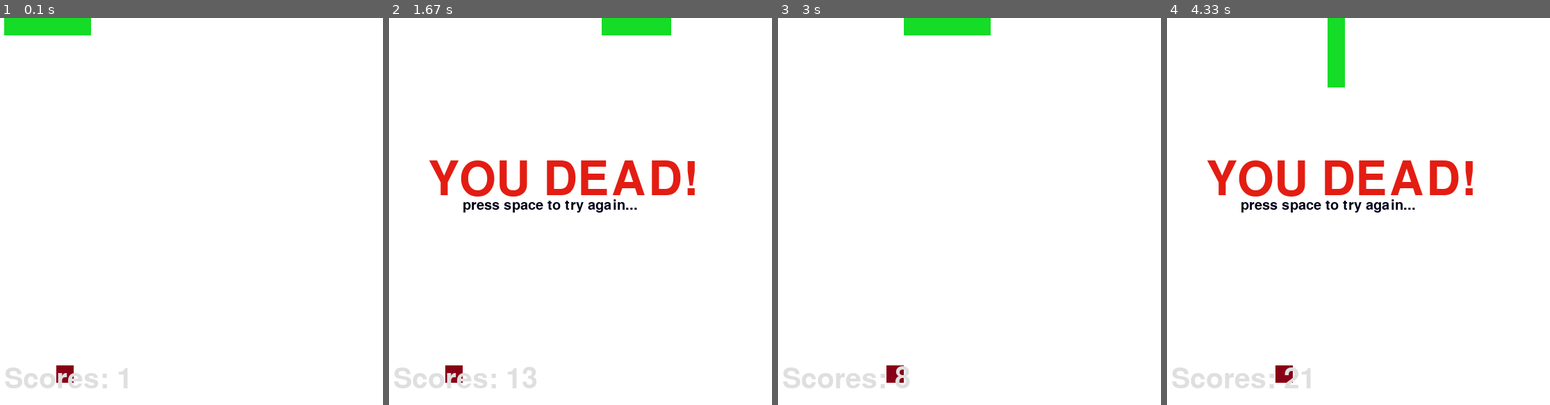
Above: before the commit, frames 1-4 (left to right).
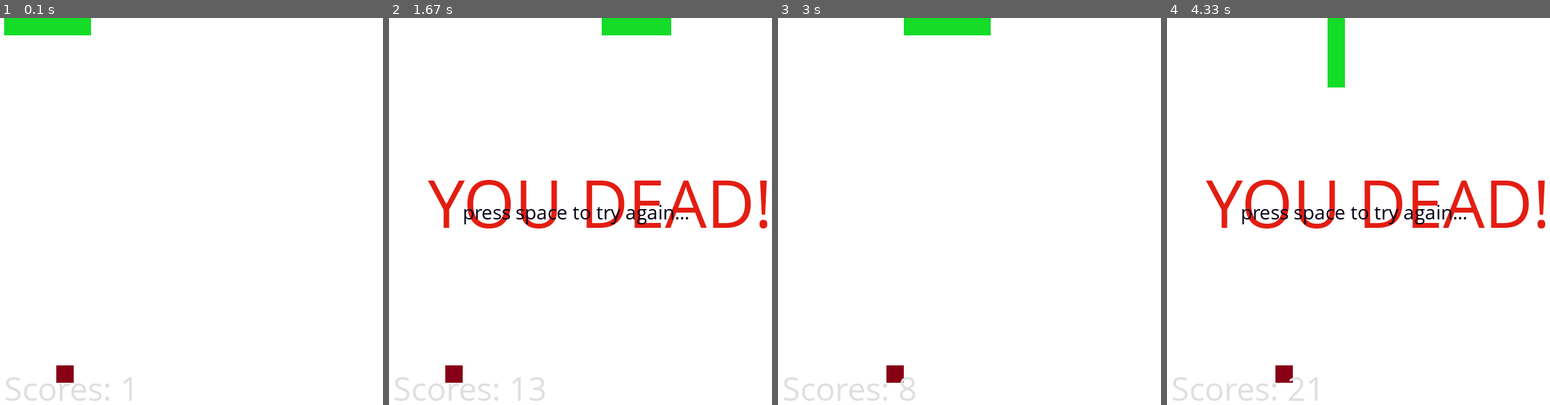
Above: after the commit, the same moments.

Repository: ChenSunMac/Game_python
Game: pygame game, started from snake_game_ai/snake_Pygame_gui.py
Two runs of this game, one before a commit and one after it. Both use one fixed random seed, a clock stepped at 60 frames per second and the inputs below.
Inputs:
- Up to frame 1 (0.1 s): no input
- Up to frame 2 (1.67 s): tap Space at 0.33 s; hold Up 1.17-1.63 s
- Up to frame 3 (3 s): tap Space at 2.17 s
- Up to frame 4 (4.33 s): hold Down 3.13-3.43 s; hold Left 3.47-3.87 s; hold Up 3.9-4.27 s

The runs differ from the first frame. In frame 1, 0.8% of the frame differs, in the area x 1-35%, y 90-99%; in frame 2, 7.4%, in the area x 1-99%, y 36-99%; in frame 3, 0.9%; in frame 4, 7.4%.

Commit message:
Added small Game and enables python 3.6

Diff:
--- /dev/null
+++ b/shooting_game/DaFeiJi.py
@@ -0,0 +1,208 @@
+# -*- coding: utf-8 -*-
+"""
+Created on Fri Dec 15 12:34:14 2017
+
+@author: Chens
+"""
+
+
+#!/usr/bin/env python
+# -*- coding: utf-8 -*-
+import sys,pygame,random
+from pygame.locals import *
+
+windowWidth=420
+windowHeight=600
+cellSize=20
+
+shots=[]#飞行的子弹
+enemys=[]#飞行的敌机
+
+
+def main():
+    #初始化
+    global shoted
+    shoted= 0
+    global enemyed
+    enemyed = 0
+    pygame.init()
+    pygame.key.set_repeat(10) #重复响应一个按键
+    global screen,guard
+    screen=pygame.display.set_mode((windowWidth,windowHeight))
+    pygame.display.set_caption("aircraft")
+    gamestart()
+    FPS=pygame.time.Clock()
+    guard=[{'x':windowWidth/2-cellSize/2,'y':windowHeight-cellSize},#中0
+           {'x':windowWidth/2-cellSize/2,'y':windowHeight-2*cellSize},#上1
+           {'x': windowWidth / 2-cellSize*3/2, 'y': windowHeight - cellSize},#左2
+           {'x': windowWidth / 2+cellSize/2, 'y': windowHeight - cellSize}]#右3
+
+
+    while True:
+        screen.fill((0, 0, 0))
+        FPS.tick(5)
+        gamemedium()
+        for event in pygame.event.get():
+            if event.type==QUIT:
+                pygame.quit()
+                sys.exit()
+            if event.type==KEYDOWN:
+                #飞机左移
+                if event.key==K_LEFT and guard[2]['x']>-1:
+                    for body in guard:
+                        body['x']-=cellSize
+                #飞机右移
+                if event.key == K_RIGHT and guard[3]['x'] < windowWidth:
+                    for body in guard:
+                        body['x'] += cellSize
+                #发射子弹
+                if event.key==K_UP:
+                    shoted+=1
+                    shot={'x':guard[1]['x'],'y':guard[1]['y']}
+                    shots.insert(0,shot)
+
+        #子弹飞行
+        if shots != [] :
+            for s in shots:
+                s['y']-=2*cellSize
+            flag=True
+            while(flag and shots!=[]):
+                flag=False
+                if shots[-1]['y']<0:
+                    del shots[-1]
+                    flag=True
+
+        #产生敌机
+        if random.randint(0,1)==0:
+            newenemy={'x':cellSize*random.randint(0,windowWidth/cellSize-1),'y':0}
+            enemys.insert(0,newenemy)
+
+        if enemys!=[]:
+            for enemy in enemys:
+                enemy['y'] += 0.5*cellSize #敌机飞行速度
+            drawenemys()
+
+        delshots=[]
+        delenemys=[]
+        for i in range(len(shots)):
+            for j in range(len(enemys)):
+                if len(shots) != [] and len(enemys) != []:
+                    if shots[i]['x']==enemys[j]['x'] and shots[i]['y']<enemys[j]['y']:
+                        delshots.insert(0,i)
+                        delenemys.insert(0,j)
+        for i in delshots:
+            del shots[i]
+        for j in delenemys:
+            del enemys[j]
+            enemyed+=1
+
+        if len(enemys) != 0:
+            if enemys[len(enemys)-1]['y'] > windowHeight-cellSize:
+                gameover()
+
+        drawshots()
+        #drawgrid()
+        drawguard()
+        pygame.display.update()
+
+#绘制网格
+def drawgrid():
+    for i in range(cellSize,windowWidth,cellSize):
+        pygame.draw.line(screen,(255,255,255),(i,0),(i,windowHeight),1)
+    for j in range(cellSize,windowHeight,cellSize):
+        pygame.draw.line(screen,(255,255,255),(0,j),(windowWidth,j),1)
+
+#绘制自己的战机
+def drawguard():
+    for body in guard:
+        pygame.draw.rect(screen, (255, 255, 255), (body['x'], body['y'], cellSize, cellSize))
+
+#绘制子弹
+def drawshots():
+    for s in shots:
+        pygame.draw.rect(screen, (255, 255, 255), (s['x']+cellSize/3, s['y']+cellSize/4, cellSize / 3, cellSize/2))
+
+#绘制敌机
+def drawenemys():
+    for e in enemys:
+        pygame.draw.rect(screen, (255, 255, 255), (e['x'], e['y'], cellSize, cellSize/2))
+        pygame.draw.rect(screen, (255, 255, 255), (e['x']+cellSize/4, e['y']+cellSize/2, cellSize/2, cellSize / 2))
+
+#游戏开始界面
+def gamestart():
+    #drawgrid()
+    fontObj1 = pygame.font.Font('freesansbold.ttf', 60)
+    textSurfaceObj1 = fontObj1.render('Aircraft', True, (255,255,255))
+    textRectObj1 = textSurfaceObj1.get_rect()
+    textRectObj1.center = (windowWidth/2, windowHeight/3)
+    screen.blit(textSurfaceObj1,textRectObj1)
+
+    fontObj2 =pygame.font.Font('freesansbold.ttf', 30)
+    textSurfaceObj2 = fontObj2.render('Developer : JIE', True,(255, 255, 255))
+    textRectObj2 = textSurfaceObj2.get_rect()
+    textRectObj2.center = (windowWidth/2, windowHeight*2/3)
+    screen.blit(textSurfaceObj2,textRectObj2)
+
+    pygame.display.update()
+    flag=True
+    while(flag):
+        for event in pygame.event.get():
+            if event.type==QUIT:
+                pygame.quit()
+                sys.exit()
+            if event.type==KEYDOWN:
+                if event.key==K_SPACE:
+                    flag=False
+
+#游戏显示界面
+def gamemedium():
+    fontObj1 = pygame.font.Font('freesansbold.ttf', 20)
+    textSurfaceObj1 = fontObj1.render('enemy: %d'%enemyed , True, (255, 255, 0))
+    textRectObj1 = textSurfaceObj1.get_rect()
+    textRectObj1.center = (windowWidth-3*cellSize, 2*cellSize)
+    screen.blit(textSurfaceObj1, textRectObj1)
+
+    fontObj2 = pygame.font.Font('freesansbold.ttf', 20)
+    textSurfaceObj2 = fontObj2.render('shot: %d' % shoted, True, (255, 255, 0))
+    textRectObj2 = textSurfaceObj2.get_rect()
+    textRectObj2.center = (2*cellSize, 2*cellSize)
+    screen.blit(textSurfaceObj2, textRectObj2)
+
+
+#游戏结束界面
+def gameover():
+    #drawgrid()
+    fontObj1 = pygame.font.Font('freesansbold.ttf', 50)
+    textSurfaceObj1 = fontObj1.render('Game over!', True, (255, 0, 0))
+    textRectObj1 = textSurfaceObj1.get_rect()
+    textRectObj1.center = (windowWidth / 2, windowHeight*3 / 8)
+    screen.blit(textSurfaceObj1, textRectObj1)
+
+    fontObj2 = pygame.font.Font('freesansbold.ttf', 30)
+    textSurfaceObj2 = fontObj2.render('shot: %d'%shoted, True, (255, 255, 255))
+    textRectObj2 = textSurfaceObj2.get_rect()
+    textRectObj2.center = (windowWidth / 2, windowHeight * 8 / 16)
+    screen.blit(textSurfaceObj2, textRectObj2)
+
+
+    fontObj3 = pygame.font.Font('freesansbold.ttf', 30)
+    textSurfaceObj3 = fontObj3.render('enemy: %d' % enemyed, True, (255, 255, 255))
+    textRectObj3 = textSurfaceObj3.get_rect()
+    textRectObj3.center = (windowWidth / 2, windowHeight * 9 / 16)
+    screen.blit(textSurfaceObj3, textRectObj3)
+
+    pygame.display.update()
+    flag = True
+    while (flag):
+        for event in pygame.event.get():
+            if event.type == QUIT:
+                pygame.quit()
+                sys.exit()
+            if event.type == KEYDOWN:
+                if event.key == K_SPACE:
+                    flag = False
+
+
+
+if __name__ == '__main__':
+    main()
--- a/snake_game_ai/game_ai_dumb.py
+++ b/snake_game_ai/game_ai_dumb.py
@@ -1,3 +1,13 @@
+"""
+
+
+
+
+@author: Chens
+https://github.com/ChenSunMac
+"""
+
+
 import curses
 from curses import KEY_RIGHT, KEY_LEFT, KEY_UP, KEY_DOWN
 from random import randint
--- a/snake_game_ai/snake_Pygame_gui.py
+++ b/snake_game_ai/snake_Pygame_gui.py
@@ -2,20 +2,55 @@
 """
 Created on Wed Dec 13 11:03:16 2017
 
+Dependencies:
+    Python 3.6
+    pygame module
+
+Intro:
+    This is a snake game based on PyGame Module
+
+OOD:
+    @Class: Snake
+        - Have a attribute BodyLength
+            body constructed by list (append/pop would be easy for add/delete)
+        - Have a Direction to move
+        - move can be done by adding & deleteing node
+        - change direction when detecting pygame.KEY... modules
+
+    @Class: Food
+        - Can Set at random place
+        - Can be Removed
+
+
+Main Game Loop: (After Initialize)
+    - Check if pygame.QUIT/KEYDOWN
+        - Handle Quit
+        - Handle Space Key (return to Main()) when the Snake STATE is DEAD
+        - Handle Direction Key by changing Snake direction
+    - IF DEAD:
+        - Show GAMEOVER TEXT
+    - IF NOT DEAD:
+        - move the snake and draw every element of the snake body
+        - IF the snake head is COINCIDE with the food
+            - REMOVE Food
+            - ADD node to Snake
+            - SET the new Food
+        - Update Score
 @author: Chens
+https://github.com/ChenSunMac
 """
 
 import pygame
 import sys
 import random
 
-# 全局定义
+# Glabal Definitions
 SCREEN_X = 600
 SCREEN_Y = 600
 
 
-# 蛇类
-# 点以25为单位
+# Snake Class
+# each element is 25*25
 class Snake(object):
     # 初始化各种需要的属性 [开始时默认向右/身体块x5]
     def __init__(self):
@@ -56,15 +91,15 @@
             return True
         return False
 
-    # 移动！
+    # 移动
     def move(self):
         self.addnode()
         self.delnode()
 
     # 改变方向 但是左右、上下不能被逆向改变
     def changedirection(self,curkey):
-        LR = [pygame.K_LEFT,pygame.K_RIGHT]
-        UD = [pygame.K_UP,pygame.K_DOWN]
+        LR = [pygame.K_LEFT, pygame.K_RIGHT]
+        UD = [pygame.K_UP, pygame.K_DOWN]
         if curkey in LR+UD:
             if (curkey in LR) and (self.dirction in LR):
                 return
@@ -73,7 +108,7 @@
             self.dirction = curkey
 
 
-# 食物类
+# Food Class
 # 方法： 放置/移除
 # 点以25为单位
 class Food:
@@ -94,9 +129,9 @@
             print(self.rect)
 
 
-def show_text(screen, pos, text, color, font_bold = False, font_size = 60, font_italic = False):
+def show_text(screen, pos, text, color, font_bold = False, font_size = 50, font_italic = False):
     #获取系统字体，并设置文字大小
-    cur_font = pygame.font.SysFont("宋体", font_size)
+    cur_font = pygame.font.SysFont("comicsansms", font_size)
     #设置是否加粗属性
     cur_font.set_bold(font_bold)
     #设置是否斜体属性
@@ -133,6 +168,12 @@
 
         screen.fill((255,255,255))
 
+        # 显示死亡文字
+        isdead = snake.isdead()
+        if isdead:
+            show_text(screen,(100,200),'YOU DEAD!',(227,29,18),False,100)
+            show_text(screen,(150,260),'press space to try again...',(0,0,22),False,30)
+
         # 画蛇身 / 每一步+1分
         if not isdead:
             scores+=1
@@ -140,11 +181,6 @@
         for rect in snake.body:
             pygame.draw.rect(screen,(20,220,39),rect,0)
 
-        # 显示死亡文字
-        isdead = snake.isdead()
-        if isdead:
-            show_text(screen,(100,200),'YOU DEAD!',(227,29,18),False,100)
-            show_text(screen,(150,260),'press space to try again...',(0,0,22),False,30)
 
         # 食物处理 / 吃到+50分
         # 当食物rect与蛇头重合,吃掉 -> Snake增加一个Node
